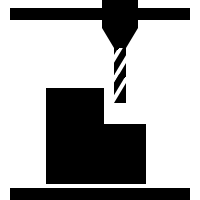
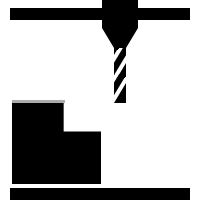
Layered file, before and after one edit (200 x 200). Changes by layer:
removed layer "piesa copy" over [46, 88, 146, 184]
added layer "Pasted Layer #2" above "piesa" over [12, 100, 101, 184]
